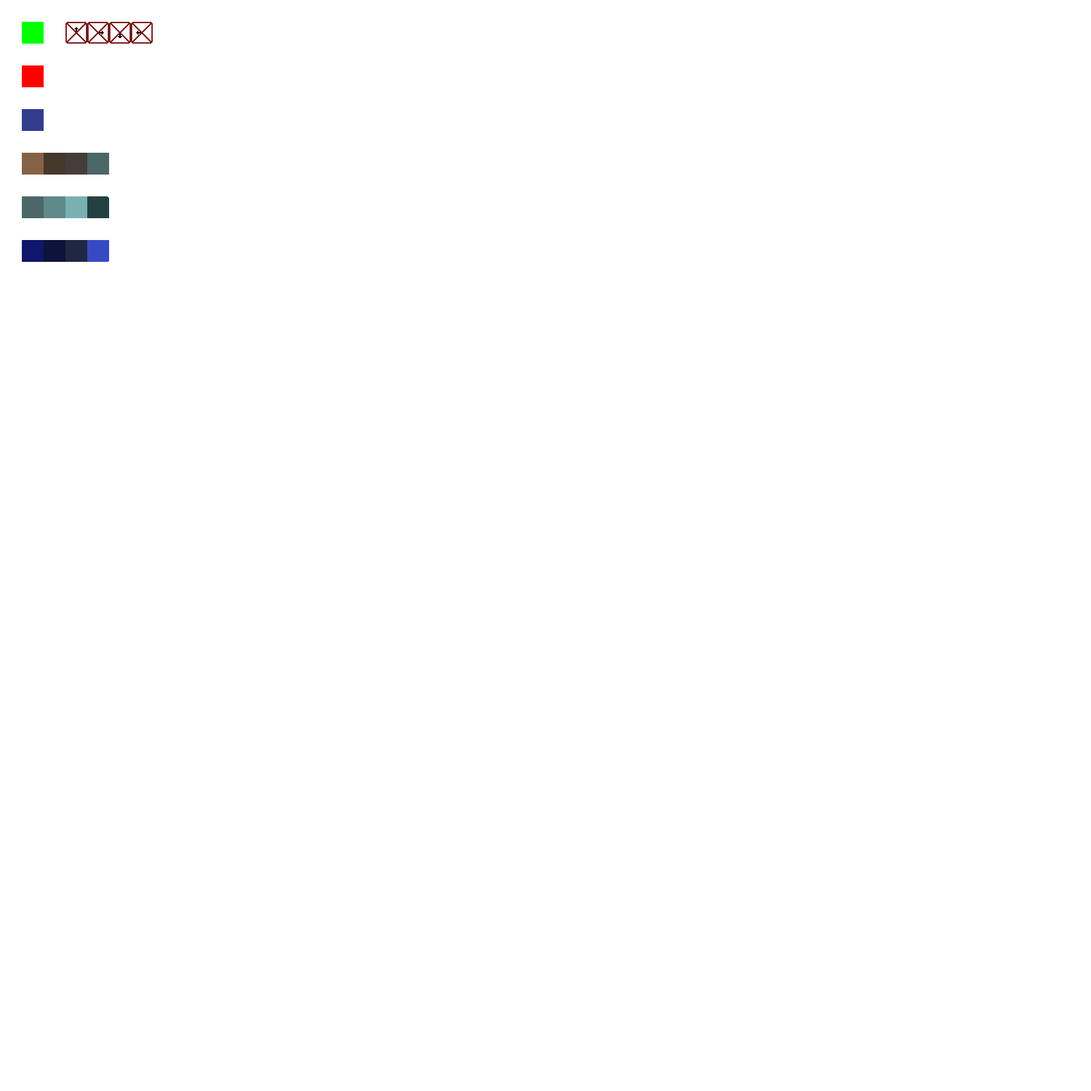
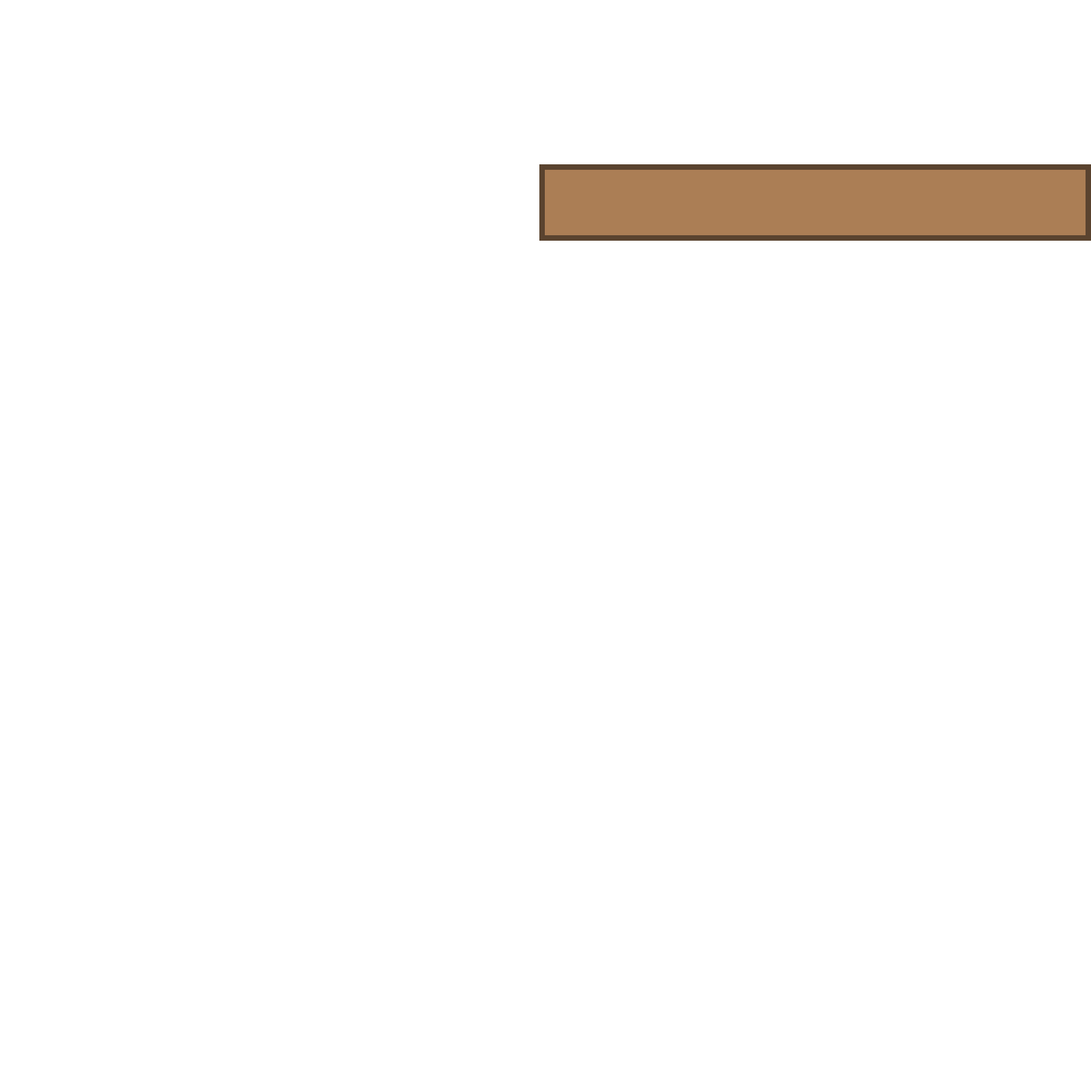
Layer changes from the first 1091x1091 image to the second:
hid group "ItemUnlock" (9 layers) over [21, 21, 552, 262]
hid group "Tileset" (23 layers) over [21, 21, 153, 262]
showed group "BarreInventaire" (7 layers) over [21, 21, 1091, 241]
added layer "Texte" in group "BarreInventaire" over [539, 164, 1091, 241]
